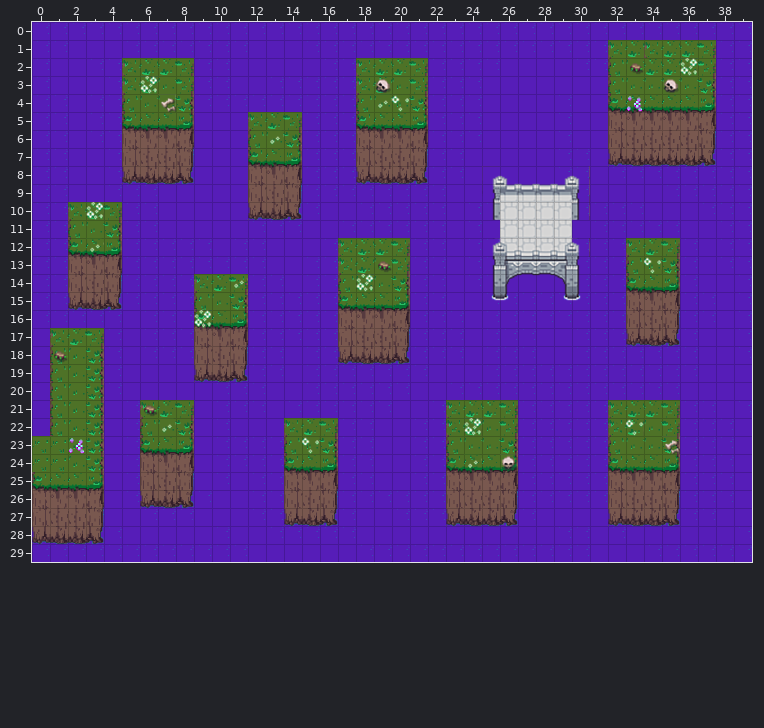
Tiled map: Tiles, Sprites and Art/islas.tmx. Above, as it was before the edit.
Cells are 32x32 px. Shown: x 0..39, y 0..29.
And afterwards:
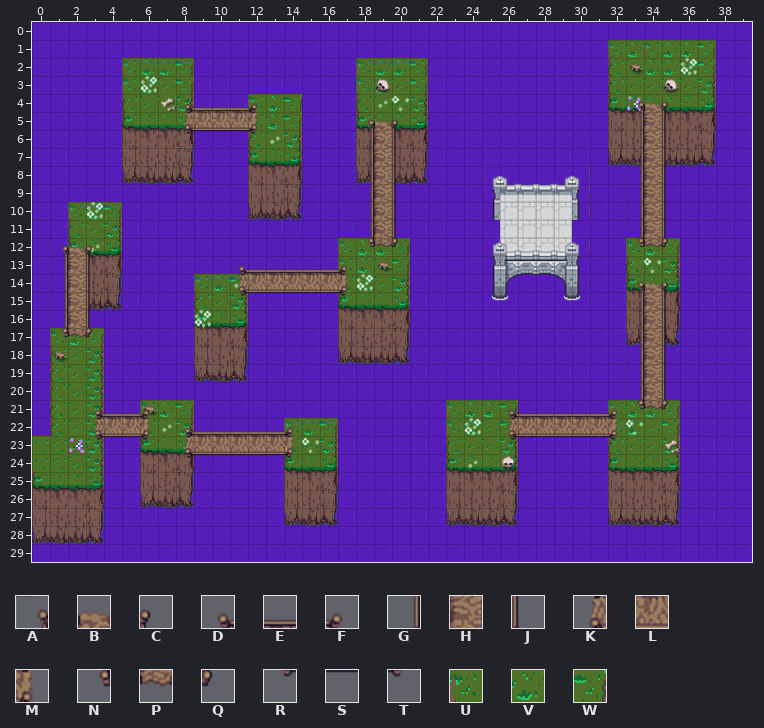
Key: from "tiles": A 245, B 246, C 247, D 248, E 249, F 250, G 285, H 286, J 287, K 288, L 289, M 290, N 325, P 326, Q 327, R 328, S 329, T 330, U 364, V 365, W 366.
_ is an empty cell.
Tiles of an added or newly shown layer are drawn over the layers below it.
Edits made:
Layer "Cosas":
y 4: x 12..14 ___ -> UVW
Layer "Bridges" (added):
y 4: x 8..12 _____ -> DEEEF; x 33..35 ___ -> ABC
y 5: x 8..12 _____ -> KLLLM; x 18..20 ___ -> ABC; x 33..35 ___ -> GHJ
y 6: x 8..12 _____ -> RSSST; x 18..20 ___ -> GHJ; x 33..35 ___ -> GHJ
y 7..11: x 18..20 ___ -> GHJ; x 33..35 ___ -> GHJ
y 12: x 1..3 ___ -> ABC; x 18..20 ___ -> NPQ; x 33..35 ___ -> NPQ
y 13: x 1..3 ___ -> GHJ; x 11..17 _______ -> DEEEEEF
y 14: x 1..3 ___ -> GHJ; x 11..17 _______ -> KLLLLLM; x 33..35 ___ -> ABC
y 15: x 1..3 ___ -> GHJ; x 11..17 _______ -> RSSSSST; x 33..35 ___ -> GHJ
y 16: x 1..3 ___ -> GHJ; x 33..35 ___ -> GHJ
y 17: x 1..3 ___ -> NPQ; x 33..35 ___ -> GHJ
y 18..20: x 33..35 ___ -> GHJ
y 21: x 3..6 ____ -> DEEF; x 26..35 __________ -> DEEEEEFNPQ
y 22: x 3..6 ____ -> KLLM; x 8..14 _______ -> DEEEEEF; x 26..32 _______ -> KLLLLLM
y 23: x 3..6 ____ -> RSST; x 8..14 _______ -> KLLLLLM; x 26..32 _______ -> RSSSSST
y 24: x 8..14 _______ -> RSSSSST
Boxes around the changes in both pictures, in picture pixels (x1, y1, x2, y2):
added: (176, 94, 410, 310)
added: (626, 94, 680, 256)
added: (50, 238, 104, 346)
added: (500, 274, 680, 454)
added: (86, 409, 150, 454)
added: (176, 427, 294, 472)
